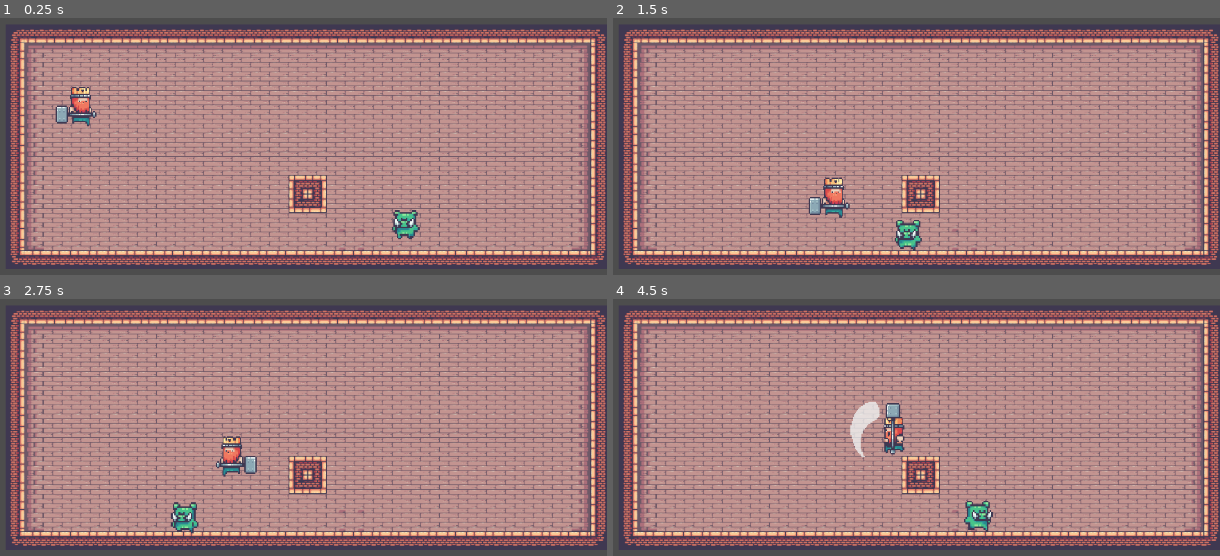
Above: before the commit, frames 1-4 (two rows, left to right).
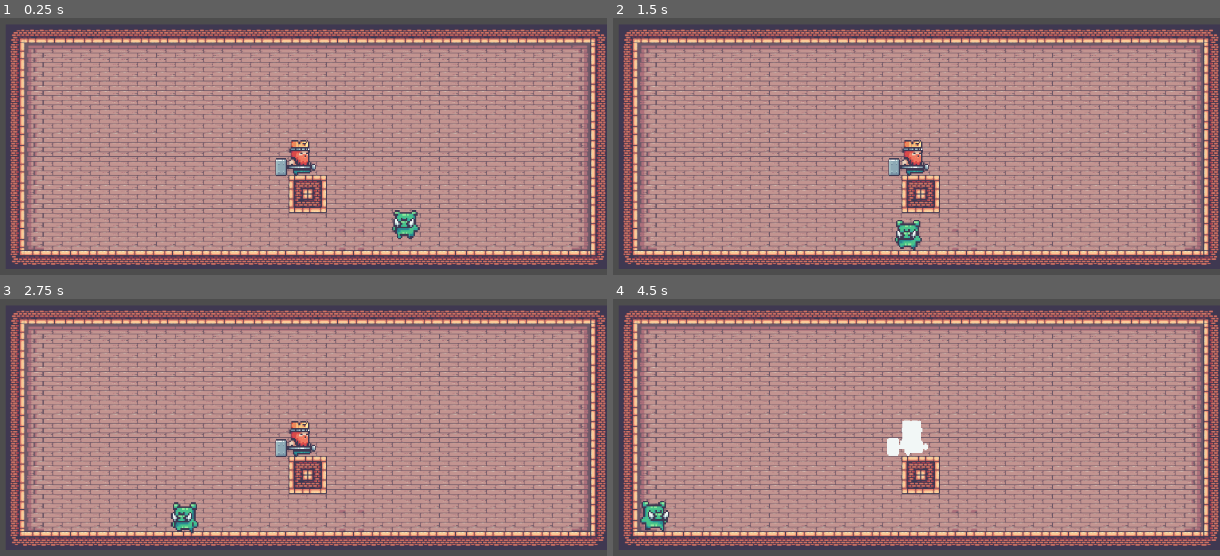
Above: after the commit, the same moments.

Repository: damianwil/Primer_Proyecto
Game: Godot game, scene res://main.tscn
Two runs of this game, one before a commit and one after it. Both use one fixed random seed, a clock stepped at 60 frames per second and the inputs below.
Inputs:
- Up to frame 1 (0.25 s): no input
- Up to frame 2 (1.5 s): hold D (right) from 0.53 s (still down); tap Z (attack) at 0.6, 1.35 s; tap Space (jump) at 0.77 s
- Up to frame 3 (2.75 s): tap Space (jump) at 1.52 s; release D (right) at 2.03 s; hold A (left) from 2.03 s (still down); tap Z (attack) at 2.1 s
- Up to frame 4 (4.5 s): release A (left) at 2.78 s; hold D (right) 2.78-4.28 s; tap Z (attack) at 2.85, 3.6, 4.35 s; tap Space (jump) at 3.02, 3.77 s; hold A (left) from 4.28 s (still down)

The runs differ from the first frame. In frame 1, 1.2% of the frame differs, in the area x 9-53%, y 26-62%; in frame 2, 1.2%; in frame 3, 1.2%; in frame 4, 2.4%, in the area x 4-63%, y 40-91%.

Commit message:
more changes

Diff:
--- a/CharacterBody2D.gd
+++ b/CharacterBody2D.gd
@@ -8,13 +8,15 @@
 
 var cont_jump:int=0
 var max_jump:int=2
+var hitplayer = false
 
 func _ready():
+	hit()
 	$Area2D/CollisionShape2D.disabled = true
 
 func _physics_process(delta):
 	velocity.y += gravity*delta
-	if !attack:
+	if !hitplayer:
 		if Input.is_action_pressed("right"):
 			$CollisionShape2D.position.x = -40.5
 			$Area2D.position.x = 96
@@ -42,16 +44,21 @@
 			if Input.is_action_just_released("jump"):
 				velocity.y += 1800*delta
 
-		if Input.is_action_just_pressed("attack") and is_on_floor():
-			attack = true
 		move_and_slide()
-	else:
+
+
+		animaciones()
+
+
+func _input(event):
+	if Input.is_action_just_pressed("attack") and !hitplayer:
+		set_physics_process(false)
 		sprite2d.play("attack")
 		$Area2D/CollisionShape2D.disabled = false
 		await (sprite2d.animation_finished)
 		$Area2D/CollisionShape2D.disabled = true
-		attack = false
-	animaciones()
+		set_physics_process(true)
+
 
 func animaciones():
 	if is_on_floor():
@@ -66,6 +73,21 @@
 		else:
 			sprite2d.play("fall")
 
+func hit():
+	hitplayer = true
+	velocity = Vector2.ZERO
+
+	if !sprite2d.flip_h:
+		velocity = Vector2(-100,-200)
+
+	else:
+		velocity = Vector2(100,-200)
+
+
+	sprite2d.play("hit")
+	await sprite2d.animation_finished
+	velocity = Vector2.ZERO
+	hitplayer = false
 
 func _on_area_2d_body_entered(body):
 	if body.is_in_group("Enemy"):
--- a/main.tscn
+++ b/main.tscn
@@ -724,7 +724,7 @@
 
 [node name="Player" type="CharacterBody2D" parent="." groups=["Player"]]
 texture_filter = 1
-position = Vector2(232, 249)
+position = Vector2(606, 364)
 slide_on_ceiling = false
 script = ExtResource("2_lxvtv")
 
@@ -732,7 +732,7 @@
 position = Vector2(-27.5, 26)
 scale = Vector2(1.85897, 2.34483)
 sprite_frames = SubResource("SpriteFrames_4o31k")
-animation = &"attack"
+animation = &"hit"
 autoplay = "idle"
 metadata/_edit_group_ = true
 
